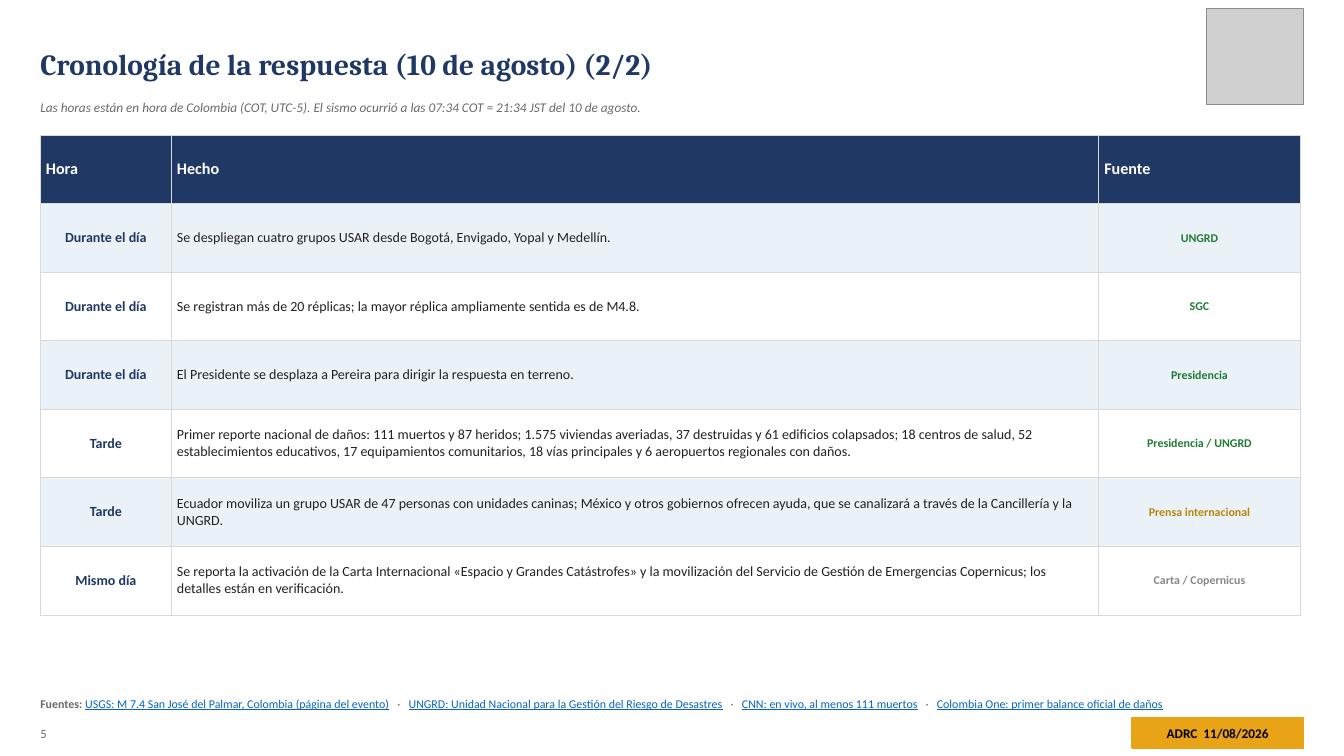
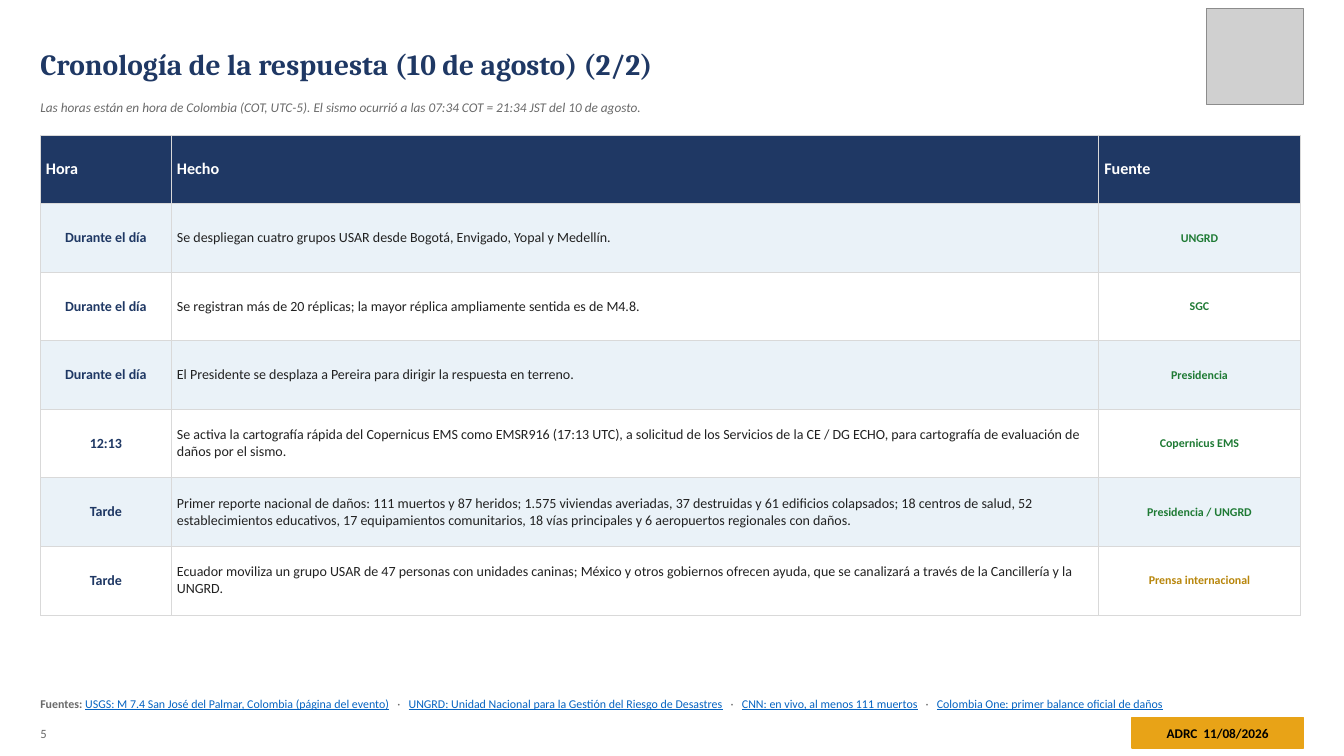
Before and after one commit to kochobi-max/whatsmap, a slide deck: slide 5 of reports/colombia_eq_20260810/output/ADRC_EQ_COL_Choco_20260810_ES.pptx. Drawn at 1344x756 pixels with LibreOffice and Linux fonts; fonts in the diff are those of the drawing; grey boxes stand for pictures. Boxes give left, top, right and bottom in pixels: in the first picture for what was removed or moved away, otherwise in the second. Text is boxed around its words. In the diff, an @@ line names an element or a change of style, - is before the commit and + after.

```diff
--- a/reports/colombia_eq_20260810/output/ADRC_EQ_COL_Choco_20260810_ES.pptx
+++ b/reports/colombia_eq_20260810/output/ADRC_EQ_COL_Choco_20260810_ES.pptx
@@ table at <box>40,135,1301,597</box> @@
+row 5: 12:13 | Se activa la cartografía rápida del Copernicus EMS como EMSR916 (17:13 UTC), a solicitud de los Servicios de la CE / DG ECHO, para cartografía de evaluación de daños por el sismo. | Copernicus EMS
-row 7: Mismo día | Se reporta la activación de la Carta Internacional «Espacio y Grandes Catástrofes» y la movilización del Servicio de Gestión de Emergencias Copernicus; los detalles están en verificación. | Carta / Copernicus
```
Also in this commit, not shown: 3 other slides changed, 7 other files.
